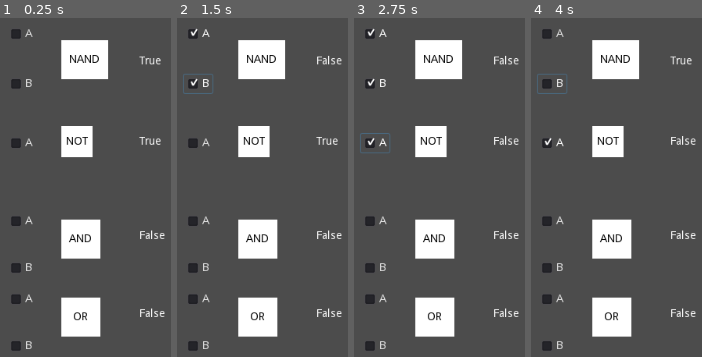
Above: before the commit, frames 1-4 (left to right).
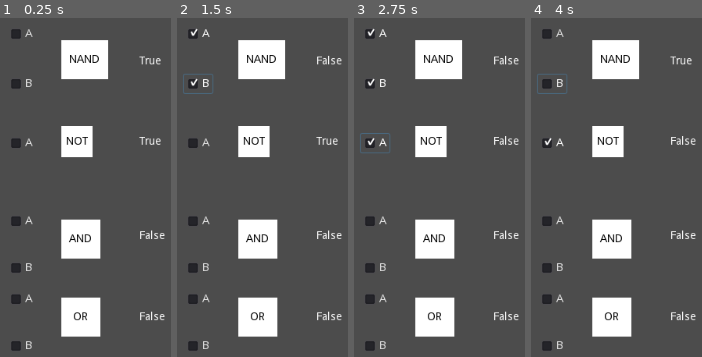
Above: after the commit, the same moments.

Repository: cwick/nand2tetris
Game: Godot game, scene res://TestBed.tscn
The game is run twice, just before and just after one commit, with the same random seed, the same clock (stepped at 60 frames per second) and the same inputs.
Inputs:
- Up to frame 1 (0.25 s): no input
- Up to frame 2 (1.5 s): click "A" at 0.5 s; click "B" at 1.25 s
- Up to frame 3 (2.75 s): click "A" at 2 s
- Up to frame 4 (4 s): click "A" at 2.75 s; click "B" at 3.5 s

The runs differ from the first frame. In frame 1, 0.2% of the frame differs, in the area x 81-97%, y 85-90%; in frame 2, 0.2%; in frame 3, 0.2%; in frame 4, 0.2%.

Commit message:
Automate test running

Diff:
--- a/TestBed.gd
+++ /dev/null
@@ -1,10 +0,0 @@
-extends Node2D
-
-func _ready():
-	run()
-
-func run():
-	$Output.text = String($NAND.apply($InputA.pressed, $InputB.pressed))
-
-func _on_input_pressed():
-	run()
--- a/TestBed.tscn
+++ b/TestBed.tscn
@@ -1,74 +1,38 @@
-[gd_scene load_steps=9 format=2]
+[gd_scene load_steps=6 format=2]
 
-[ext_resource path="res://TestBed.gd" type="Script" id=1]
+[ext_resource path="res://TestRunner.gd" type="Script" id=1]
 [ext_resource path="res://chips/nand/NAND.tscn" type="PackedScene" id=2]
 [ext_resource path="res://chips/not/NOT.tscn" type="PackedScene" id=3]
 [ext_resource path="res://chips/and/AND.tscn" type="PackedScene" id=4]
 [ext_resource path="res://chips/or/OR.tscn" type="PackedScene" id=5]
 
-[sub_resource type="GDScript" id=1]
-script/source = "extends Node2D
+[node name="Root" type="Node2D"]
 
-func _ready():
-	run()
+[node name="NAND" type="Node2D" parent="."]
+script = ExtResource( 1 )
+chip = NodePath("NAND")
 
-func run():
-	$Output.text = String($NOT.apply($Input.pressed))
-
-func _on_input_pressed():
-	run()
-"
-
-[sub_resource type="GDScript" id=2]
-script/source = "extends Node2D
-
-func _ready():
-	run()
-
-func run():
-	$Output.text = String($AND.apply($InputA.pressed, $InputB.pressed))
-
-func _on_input_pressed():
-	run()
-"
-
-[sub_resource type="GDScript" id=3]
-script/source = "extends Node2D
-
-func _ready():
-	run()
-
-func run():
-	$Output.text = String($OR.apply($InputA.pressed, $InputB.pressed))
-
-func _on_input_pressed():
-	run()
-"
-
-[node name="Root" type="Node2D"]
-script = ExtResource( 1 )
-
-[node name="NAND" parent="." instance=ExtResource( 2 )]
+[node name="NAND" parent="NAND" instance=ExtResource( 2 )]
 margin_left = 90.0
 margin_top = 40.0
 margin_right = 150.0
 margin_bottom = 90.0
 
-[node name="InputA" type="CheckBox" parent="."]
+[node name="Input0" type="CheckBox" parent="NAND"]
 margin_left = 20.0
 margin_top = 20.0
 margin_right = 57.0
 margin_bottom = 44.0
 text = "A"
 
-[node name="InputB" type="CheckBox" parent="."]
+[node name="Input1" type="CheckBox" parent="NAND"]
 margin_left = 20.0
 margin_top = 83.5628
 margin_right = 57.0
 margin_bottom = 107.563
 text = "B"
 
-[node name="Output" type="Label" parent="."]
+[node name="Output" type="Label" parent="NAND"]
 margin_left = 190.0
 margin_top = 60.0
 margin_right = 235.0
@@ -77,9 +41,10 @@
 
 [node name="NOT" type="Node2D" parent="."]
 position = Vector2( 20, 160 )
-script = SubResource( 1 )
+script = ExtResource( 1 )
+chip = NodePath("NOT")
 
-[node name="Input" type="CheckBox" parent="NOT"]
+[node name="Input0" type="CheckBox" parent="NOT"]
 margin_right = 37.0
 margin_bottom = 24.0
 text = "A"
@@ -99,14 +64,15 @@
 
 [node name="AND" type="Node2D" parent="."]
 position = Vector2( 20, 260 )
-script = SubResource( 2 )
+script = ExtResource( 1 )
+chip = NodePath("AND")
 
-[node name="InputA" type="CheckBox" parent="AND"]
+[node name="Input0" type="CheckBox" parent="AND"]
 margin_right = 37.0
 margin_bottom = 24.0
 text = "A"
 
-[node name="InputB" type="CheckBox" parent="AND"]
+[node name="Input1" type="CheckBox" parent="AND"]
 margin_top = 60.0
 margin_right = 37.0
 margin_bottom = 84.0
@@ -127,14 +93,15 @@
 
 [node name="OR" type="Node2D" parent="."]
 position = Vector2( 20, 360 )
-script = SubResource( 3 )
+script = ExtResource( 1 )
+chip = NodePath("OR")
 
-[node name="InputA" type="CheckBox" parent="OR"]
+[node name="Input0" type="CheckBox" parent="OR"]
 margin_right = 37.0
 margin_bottom = 24.0
 text = "A"
 
-[node name="InputB" type="CheckBox" parent="OR"]
+[node name="Input1" type="CheckBox" parent="OR"]
 margin_top = 60.0
 margin_right = 37.0
 margin_bottom = 84.0
@@ -142,9 +109,9 @@
 
 [node name="Output" type="Label" parent="OR"]
 margin_left = 170.0
-margin_top = 24.0
+margin_top = 28.0
 margin_right = 215.0
-margin_bottom = 38.0
+margin_bottom = 42.0
 text = "Output"
 
 [node name="OR" parent="OR" instance=ExtResource( 5 )]
@@ -152,10 +119,3 @@
 margin_top = 10.0
 margin_right = 120.0
 margin_bottom = 60.0
-[connection signal="pressed" from="InputA" to="." method="_on_input_pressed"]
-[connection signal="pressed" from="InputB" to="." method="_on_input_pressed"]
-[connection signal="pressed" from="NOT/Input" to="NOT" method="_on_input_pressed"]
-[connection signal="pressed" from="AND/InputA" to="AND" method="_on_input_pressed"]
-[connection signal="pressed" from="AND/InputB" to="AND" method="_on_input_pressed"]
-[connection signal="pressed" from="OR/InputA" to="OR" method="_on_input_pressed"]
-[connection signal="pressed" from="OR/InputB" to="OR" method="_on_input_pressed"]
--- /dev/null
+++ b/TestRunner.gd
@@ -0,0 +1,37 @@
+tool
+extends Node
+
+export(NodePath) var chip = null
+
+func _get_configuration_warning():
+	if chip.is_empty():
+		return "chip is required"
+	elif $Input0 == null:
+		return "missing inputs"
+	else:
+		return ""
+
+func _ready():
+	var input = $Input0
+	var i = 0
+	while input != null:
+		input.connect("pressed", self, "_on_input_pressed")
+		i += 1
+		input = get_node_or_null("Input" + String(i))
+
+	run()
+
+func run():
+	var _chip = get_node(chip)
+	var input: Button = $Input0
+	var i = 0
+	var args = []
+	while input != null:
+		args.append(input.pressed)
+		i += 1
+		input = get_node_or_null("Input" + String(i))
+
+	$Output.text = String(_chip.callv("apply", args))
+
+func _on_input_pressed():
+	run()
--- a/chips/nand/NAND.gd
+++ b/chips/nand/NAND.gd
@@ -2,7 +2,3 @@
 
 func apply(a, b) -> bool:
 	return !(a && b)
-
-func _notification(what):
-	if what == NOTIFICATION_PREDELETE:
-		print('NAND deleted')
--- a/chips/or/OR.gd
+++ b/chips/or/OR.gd
@@ -6,7 +6,10 @@
 var _not = NOT.new()
 
 func apply(a: bool, b: bool) -> bool:
-	return _not.apply(_and.apply(_not.apply(a), _not.apply(b)))
+	return _not.apply(
+		_and.apply(
+			_not.apply(a),
+			_not.apply(b)))
 
 func _notification(what):
 	if what == NOTIFICATION_PREDELETE:
